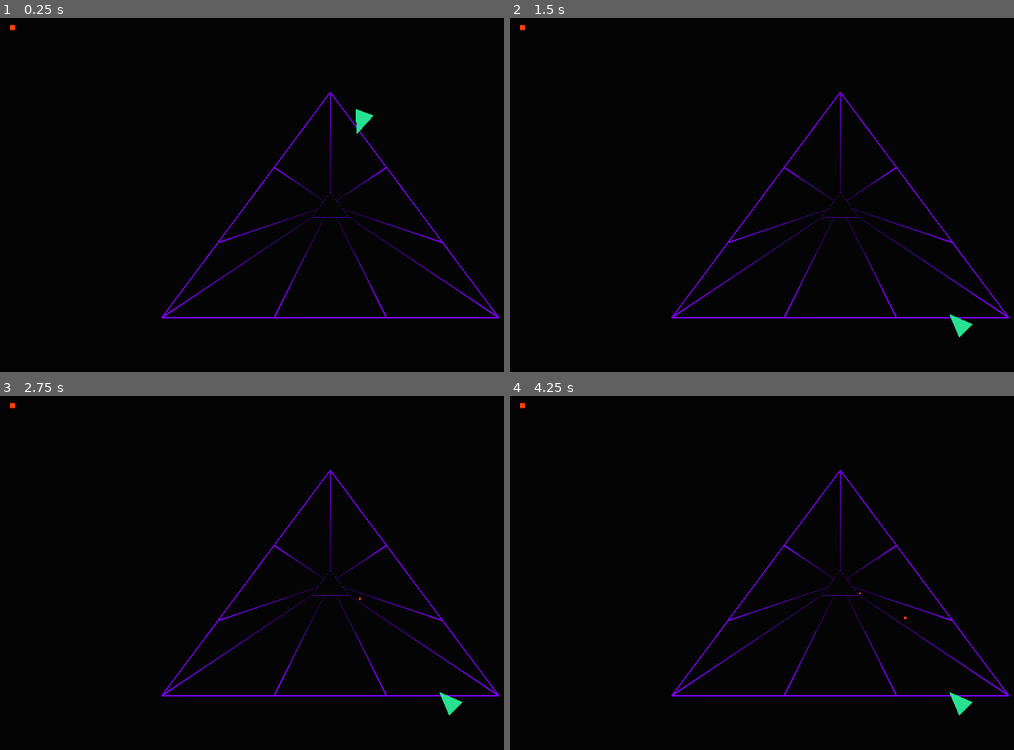
Above: before the commit, frames 1-4 (two rows, left to right).
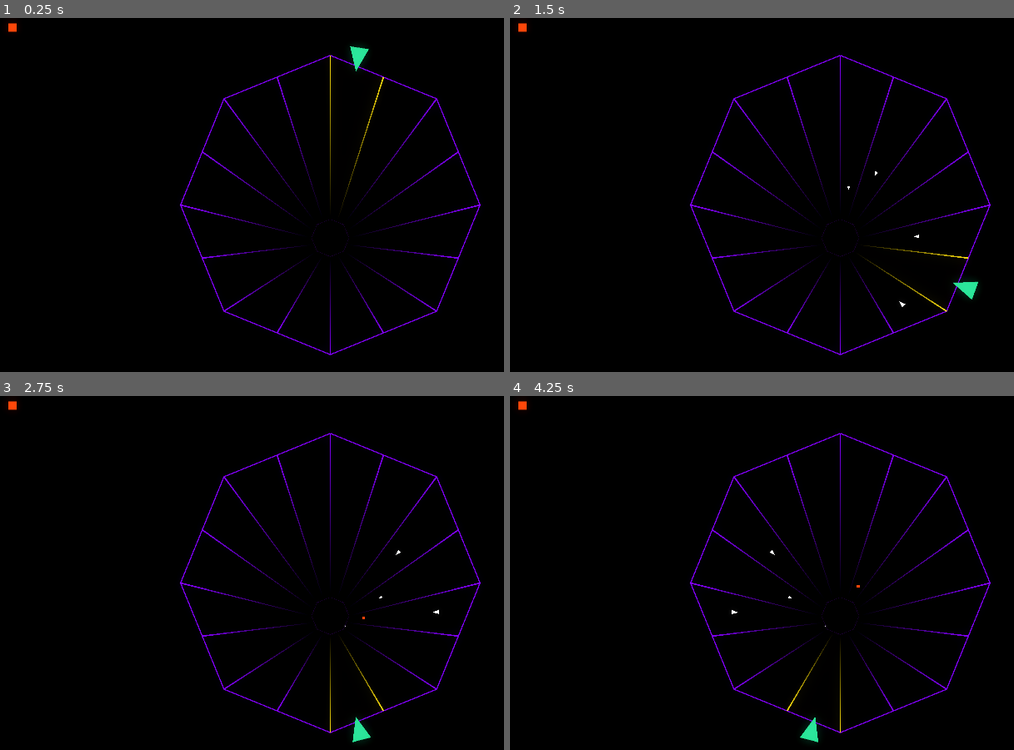
Above: after the commit, the same moments.

Repository: level1rogue/synth-tempest
Game: Godot game, scene res://scenes/root.tscn
Two runs of this game, one before a commit and one after it. Both use one fixed random seed, a clock stepped at 60 frames per second and the inputs below.
Inputs:
- Up to frame 1 (0.25 s): no input
- Up to frame 2 (1.5 s): tap Enter at 0.5 s; hold D (move_right) 0.53-1.28 s; hold A (move_left) from 1.28 s (still down)
- Up to frame 3 (2.75 s): release A (move_left) at 2.03 s; hold D (move_right) from 2.03 s (still down)
- Up to frame 4 (4.25 s): release D (move_right) at 3.53 s; hold A (move_left) from 3.53 s (still down)

The runs differ from the first frame. In frame 1, 3.5% of the frame differs, in the area x 1-100%, y 1-96%; in frame 2, 3.5%; in frame 3, 3.5%; in frame 4, 3.6%, in the area x 1-100%, y 1-98%.

Commit message:
Implement enemy health system, projectile mechanics, and lane highlighting

Diff:
--- a/globals/global_data.gd
+++ b/globals/global_data.gd
@@ -7,3 +7,5 @@
 
 var c_purple := Color("8200FF")
 var c_green := Color("15e993ff")
+
+var c_highlight := Color(1.0, 0.878, 0.063, 1.0)
--- a/project.godot
+++ b/project.godot
@@ -39,3 +39,7 @@
 , Object(InputEventKey,"resource_local_to_scene":false,"resource_name":"","device":0,"window_id":0,"alt_pressed":false, …(185 unchanged characters)…
 ]
 }
+
+[rendering]
+
+viewport/hdr_2d=true
--- a/scenes/enemy.tscn
+++ b/scenes/enemy.tscn
@@ -1,15 +1,23 @@
-[gd_scene load_steps=3 format=3 uid="uid://wtqr1c2at1v1"]
+[gd_scene load_steps=4 format=3 uid="uid://wtqr1c2at1v1"]
 
 [ext_resource type="Script" uid="uid://b2l5pxlhfdwo" path="res://scripts/enemy.gd" id="1_7p1mj"]
 
 [sub_resource type="BoxMesh" id="BoxMesh_8tegq"]
 lightmap_size_hint = Vector2i(14, 21)
 
-[node name="Enemy" type="Node2D"]
+[sub_resource type="RectangleShape2D" id="RectangleShape2D_7p1mj"]
+size = Vector2(24, 24)
+
+[node name="Enemy" type="Area2D"]
 script = ExtResource("1_7p1mj")
 
 [node name="MeshInstance2D" type="MeshInstance2D" parent="."]
 modulate = Color(1, 0.2627451, 0.050980393, 1)
 position = Vector2(0, 7.1525574e-07)
-scale = Vector2(13.999999, 14.000001)
+scale = Vector2(24, 24.000004)
 mesh = SubResource("BoxMesh_8tegq")
+
+[node name="CollisionShape2D" type="CollisionShape2D" parent="."]
+shape = SubResource("RectangleShape2D_7p1mj")
+
+[connection signal="tree_entered" from="CollisionShape2D" to="." method="_on_collision_shape_2d_tree_entered"]
--- /dev/null
+++ b/scenes/projectile.tscn
@@ -0,0 +1,14 @@
+[gd_scene load_steps=2 format=3 uid="uid://bfawnydjcn34y"]
+
+[ext_resource type="Script" uid="uid://bhabm60uxhwtd" path="res://scripts/projectile.gd" id="1_c8fcr"]
+
+[node name="Projectile" type="Area2D"]
+script = ExtResource("1_c8fcr")
+
+[node name="Polygon2D" type="Polygon2D" parent="."]
+polygon = PackedVector2Array(-7, 8, 0, -14, 8, 8)
+
+[node name="CollisionPolygon2D" type="CollisionPolygon2D" parent="."]
+polygon = PackedVector2Array(-7, 8, 0, -14, 8, 8)
+
+[connection signal="area_entered" from="." to="." method="_on_area_entered"]
--- a/scenes/root.tscn
+++ b/scenes/root.tscn
@@ -6,6 +6,13 @@
 [ext_resource type="PackedScene" uid="uid://wtqr1c2at1v1" path="res://scenes/enemy.tscn" id="4_sqa0i"]
 
 [sub_resource type="QuadMesh" id="QuadMesh_vho56"]
+
+[sub_resource type="Environment" id="Environment_sqa0i"]
+background_mode = 3
+glow_enabled = true
+glow_bloom = 0.32
+glow_blend_mode = 1
+glow_hdr_threshold = 0.29
 
 [node name="Root" type="Node2D"]
 script = ExtResource("1_lrqlo")
@@ -22,3 +29,6 @@
 
 [node name="Enemy" parent="." instance=ExtResource("4_sqa0i")]
 position = Vector2(43, 28)
+
+[node name="WorldEnvironment" type="WorldEnvironment" parent="."]
+environment = SubResource("Environment_sqa0i")
--- a/scripts/enemy.gd
+++ b/scripts/enemy.gd
@@ -5,9 +5,11 @@
 @export var far_scale: float = 0.35
 @export var near_scale: float = 1.0
 @export var perspective_ease: float = 1.6  # >1 accelerates near player
+@export var max_health: float = 20.0
 
 var level: Node
 var lane_index: int = 0
+var health: float = 20.0
 var _dir: Vector2 = Vector2.ZERO
 var _inner: Vector2 = Vector2.ZERO
 var _outer: Vector2 = Vector2.ZERO
@@ -16,6 +18,7 @@
 func initialize(level_ref: Node, lane_idx: int) -> void:
 	level = level_ref
 	lane_index = lane_idx
+	health = max_health
 
 	# Pull mid-edge geometry between consecutive lanes (like Player path)
 	var count: int = level.get_lane_count()
@@ -54,8 +57,14 @@
 	scale = Vector2.ONE * s
 	# Move with perspective speed
 	var current_speed = lerp(far_speed, near_speed, ease_t)
-	position += _dir * current_speed * delta
+	position += _dir * current_speed * delta * (randf() + 0.5 )
 	# Despawn after we pass beyond the outer ring
 	traveled = _dir.dot(position - _inner)
 	if traveled >= _length + 4.0:
 		queue_free()
+
+
+func take_damage(damage: float) -> void:
+	health -= damage
+	if health <= 0.0:
+		queue_free()
--- a/scripts/level.gd
+++ b/scripts/level.gd
@@ -1,9 +1,10 @@
 extends Node2D
 
-@export var shape_name: String = "triangle"
-@export var segments_per_edge: int = 3        # lanes per original edge
+@export var shape_name: String = "octagon"
+@export var segments_per_edge: int = 2        # lanes per original edge
 @export var inner_ratio: float = 0.05         # inner ring size (of min dimension)
-@export var outer_ratio: float = 0.45         # outer ring size (of min dimension)
+@export var outer_ratio: float = 0.40         # outer ring size (of min dimension)
+@export var inner_y_offset_ratio: float = 0.22  # fraction of outer ring radius to offset inner ring on Y
 
 var inner_points: Array[Vector2] = []
 var outer_points: Array[Vector2] = []
@@ -12,6 +13,9 @@
 var inner_line: Line2D
 var outer_line: Line2D
 var lanes_container: Node2D
+var active_lane_fill: Polygon2D
+var lane_spokes: Array = []
+var active_spoke_index: int = -1
 var enemies_container: Node2D
 var enemy_timer: Timer
 var enemy_scene: PackedScene = preload("res://scenes/enemy.tscn")
@@ -21,32 +25,36 @@
 var rng := RandomNumberGenerator.new()
 
 func _ensure_lines():
-		if inner_line == null:
-				inner_line = Line2D.new()
-				inner_line.width = 1.0
-				inner_line.default_color = GlobalData.c_purple  # inner ring color
-				inner_line.default_color.a = 0.5
-				add_child(inner_line)
-		if outer_line == null:
-				outer_line = Line2D.new()
-				outer_line.width = 3.0
-				outer_line.default_color = GlobalData.c_purple # outer ring color
-				add_child(outer_line)
-		if lanes_container == null:
-				lanes_container = Node2D.new()
-				add_child(lanes_container)
-		# Ensure enemies container and timer
-		if enemies_container == null:
-				enemies_container = Node2D.new()
-				enemies_container.name = "Enemies"
-				add_child(enemies_container)
-		if enemy_timer == null:
-				enemy_timer = Timer.new()
-				enemy_timer.wait_time = 2.0
-				enemy_timer.one_shot = false
-				enemy_timer.autostart = true
-				add_child(enemy_timer)
-				enemy_timer.timeout.connect(_on_enemy_timer_timeout)
+	if inner_line == null:
+		inner_line = Line2D.new()
+		inner_line.width = 1.0
+		inner_line.default_color = GlobalData.c_purple  # inner ring color
+		inner_line.default_color.a = 0.2
+		add_child(inner_line)
+	if outer_line == null:
+		outer_line = Line2D.new()
+		outer_line.width = 3.0
+		outer_line.default_color = GlobalData.c_purple # outer ring color
+		add_child(outer_line)
+	if lanes_container == null:
+		lanes_container = Node2D.new()
+		add_child(lanes_container)
+	if active_lane_fill == null:
+		active_lane_fill = Polygon2D.new()
+		active_lane_fill.color = Color(GlobalData.c_highlight, 0.01)
+		add_child(active_lane_fill)
+	# Ensure enemies container and timer
+	if enemies_container == null:
+		enemies_container = Node2D.new()
+		enemies_container.name = "Enemies"
+		add_child(enemies_container)
+	if enemy_timer == null:
+		enemy_timer = Timer.new()
+		enemy_timer.wait_time = 2.0
+		enemy_timer.one_shot = false
+		enemy_timer.autostart = true
+		add_child(enemy_timer)
+		enemy_timer.timeout.connect(_on_enemy_timer_timeout)
 
 
 
@@ -83,6 +91,9 @@
 	var inner_scale = min_dim * inner_ratio
 	var outer_scale = min_dim * outer_ratio
 
+	# Offset inner ring on Y by a fraction of the outer radius for perspective illusion
+	var inner_y_offset = outer_scale * inner_y_offset_ratio
+
 	# 1) Get normalized, subdivided points for the chosen shape
 	var base_points = load("res://scripts/shapes_config.gd").calc_shape_segments(shape_name, segments_per_edge)
 
@@ -90,7 +101,7 @@
 	inner_points.clear()
 	outer_points.clear()
 	for p in base_points:
-			inner_points.append(screen_center + Vector2(p.x * inner_scale, p.y * inner_scale))
+			inner_points.append(screen_center + Vector2(0, inner_y_offset) + Vector2(p.x * inner_scale, p.y * inner_scale))
 			outer_points.append(screen_center + Vector2(p.x * outer_scale, p.y * outer_scale))
 
 	# 3) Draw rings
@@ -108,6 +119,7 @@
 
 	# 4) Draw radial lanes/spokes as individual lines to avoid zig-zag
 	if lanes_container:
+		lane_spokes.clear()
 		for child in lanes_container.get_children():
 			child.queue_free()
 		#lanes_container.clear()
@@ -115,13 +127,33 @@
 			var spoke: Line2D = lane_line_scene.instantiate()
 			if spoke == null:
 				continue
-			spoke.gradient.colors = PackedColorArray([Color(GlobalData.c_purple, 0.3), Color(GlobalData.c_purple)])
+			# Assign a unique Gradient resource per spoke and enable it
+			var grad := Gradient.new()
+			grad.add_point(0.0, Color(GlobalData.c_purple, 0.2))
+			grad.add_point(1.0, GlobalData.c_purple)
+			spoke.gradient = grad
+			#spoke.use_gradient = true
 			spoke.clear_points()
 			spoke.add_point(inner_points[i])
 			spoke.add_point(outer_points[i])
 			spoke.width_curve.set_point_value(0, 1)
 			spoke.width_curve.set_point_value(1, 2)
 			lanes_container.add_child(spoke)
+			lane_spokes.append(spoke)
+
+		# Set default inactive modulate for all spokes
+		for s in lane_spokes:
+			var grad_default := Gradient.new()
+			grad_default.add_point(0.0, Color(GlobalData.c_purple, 0.2))
+			grad_default.add_point(1.0, GlobalData.c_purple)
+			s.gradient = grad_default
+			#s.use_gradient = true
+
+	# Recompute active lane fill if needed
+	if active_lane_fill:
+		# Default to first lane until explicitly set
+		_update_active_lane_fill(0)
+		_update_active_spoke(0)
 
 	# Optionally clear enemies on rebuild (keep existing by default)
 	# If geometry changes, you may want to reposition enemies.
@@ -142,6 +174,47 @@
 		return Vector2.UP
 	return (outer_points[i] - inner_points[i]).normalized()
 
+# Active lane fill -----------------------------------------------------
+func set_active_lane(index: int) -> void:
+	if inner_points.is_empty():
+		return
+	_update_active_lane_fill(index)
+	_update_active_spoke(index)
+
+func _update_active_lane_fill(index: int) -> void:
+	var count := inner_points.size()
+	if count < 2:
+		return
+	var i := posmod(index, count)
+	var j := (i + 1) % count
+	# Quad representing the sector between lanes i and j
+	var p0: Vector2 = inner_points[i]
+	var p1: Vector2 = inner_points[j]
+	var p2: Vector2 = outer_points[j]
+	var p3: Vector2 = outer_points[i]
+	active_lane_fill.polygon = PackedVector2Array([p0, p1, p2, p3])
+
+func _update_active_spoke(index: int) -> void:
+	if lane_spokes.is_empty():
+		return
+	var count := lane_spokes.size()
+	var i := posmod(index, count)
+	var j := (i + 1) % count
+	for k in count:
+		var s: Line2D = lane_spokes[k]
+		if k == i or k == j:
+			var grad_active := Gradient.new()
+			grad_active.add_point(0.0, Color(GlobalData.c_highlight, 0.2))
+			grad_active.add_point(1.0, GlobalData.c_highlight)
+			s.gradient = grad_active
+			#s.use_gradient = true
+		else:
+			var grad_inactive := Gradient.new()
+			grad_inactive.add_point(0.0, Color(GlobalData.c_purple, 0.2))
+			grad_inactive.add_point(1.0, GlobalData.c_purple)
+			s.gradient = grad_inactive
+			#s.use_gradient = true
+
 # Spawning ------------------------------------------------------------
 func _on_enemy_timer_timeout() -> void:
 	if inner_points.is_empty():
--- a/scripts/player.gd
+++ b/scripts/player.gd
@@ -1,7 +1,7 @@
 extends CharacterBody2D
 
 
-const SPEED = 30.0
+const SPEED = 100.0
 const OFFSET_DISTANCE = 40.0  # Distance to offset player from the lane
 
 @export var radial_t: float = 1.0  # 0 = inner ring, 1 = outer ring (along tube depth)
@@ -13,6 +13,8 @@
 var level
 var polygon_2d: Polygon2D
 var original_polygon_points: PackedVector2Array = []
+var shoot_timer: Timer
+var projectile_scene: PackedScene = preload("res://scenes/projectile.tscn")
 
 func say_hi(name):
 	print("Hi, ", name)
@@ -27,6 +29,14 @@
 	update_position()
 	#update_polygon_perspective()
 	print(position)
+
+	# Auto-fire timer (1s)
+	shoot_timer = Timer.new()
+	shoot_timer.wait_time = 0.3
+	shoot_timer.one_shot = false
+	shoot_timer.autostart = true
+	add_child(shoot_timer)
+	shoot_timer.timeout.connect(_on_shoot_timer_timeout)
 
 func _compute_clockwise(points: Array) -> bool:
 	var area := 0.0
@@ -97,6 +107,8 @@
 		update_rotation()
 		update_position()
 		#update_polygon_perspective()
+		if level.has_method("set_active_lane"):
+			level.set_active_lane(lane_index)
 		move_cooldown = 10.0 / SPEED
 
 	if Input.is_action_pressed("move_left") and move_cooldown <= 0:
@@ -104,4 +116,26 @@
 		update_rotation()
 		update_position()
 		#update_polygon_perspective()
+		if level.has_method("set_active_lane"):
+			level.set_active_lane(lane_index)
 		move_cooldown = 10.0 / SPEED
+
+func _on_shoot_timer_timeout() -> void:
+	if level == null:
+		return
+	var count = level.get_lane_count()
+	if count == 0:
+		return
+	# Compute inward direction along the current mid-edge (towards center)
+	var i_next = (lane_index + 1) % count
+	var inner_mid = level.inner_points[lane_index].lerp(level.inner_points[i_next], 0.5)
+	var outer_mid = level.outer_points[lane_index].lerp(level.outer_points[i_next], 0.5)
+	var inward = (inner_mid - outer_mid).normalized()
+	# Spawn projectile at player position, moving inward
+	var proj = projectile_scene.instantiate()
+	if proj == null:
+		return
+	# Add to same parent as player or level for organization
+	level.add_child(proj)
+	if proj.has_method("initialize"):
+		proj.initialize(position, inward, inner_mid)
--- /dev/null
+++ b/scripts/projectile.gd
@@ -0,0 +1,85 @@
+extends Node2D
+
+@export var near_speed: float = 420.0   # speed near the player (at start)
+@export var far_speed: float = 140.0    # speed near the center (far away)
+@export var near_scale: float = 1.0     # scale at player
+@export var far_scale: float = 0.25     # scale at center
+@export var perspective_ease: float = 1.6
+@export var extra_travel_margin: float = 4.0
+@export var damage: float = 10.0
+
+var _dir: Vector2 = Vector2.ZERO
+var _start: Vector2 = Vector2.ZERO
+var _target: Vector2 = Vector2.ZERO
+var _length: float = 0.0
+var _hit_enemies: Array = []  # Track enemies we've already hit to avoid double-hits
+
+func initialize(start_pos: Vector2, direction: Vector2, target_pos: Vector2) -> void:
+	_start = start_pos
+	position = start_pos
+	_target = target_pos
+	_dir = direction.normalized()
+	_length = (_target - _start).length()
+	rotation = _dir.angle() + PI / 2.0
+	_apply_perspective_scale(0.0)
+	# Connect hitbox signal if Area2D exists
+	var hitbox = get_node_or_null("Area2D")
+
+
+func _process(delta: float) -> void:
+	if _length <= 0.0:
+		queue_free()
+		return
+	# Compute progress along the path from start (near) to target (far)
+	var traveled := _dir.dot(position - _start)
+	var t = clamp(traveled / _length, 0.0, 1.0)
+	var ease_t := pow(t, perspective_ease)
+	# Update scale
+	_apply_perspective_scale(ease_t)
+	# Move with perspective-adjusted speed
+	var current_speed = lerp(near_speed, far_speed, ease_t)
+	position += _dir * current_speed * delta
+	# Despawn after reaching/overshooting target
+	traveled = _dir.dot(position - _start)
+	if traveled >= _length + extra_travel_margin:
+		queue_free()
+
+func _apply_perspective_scale(ease_t: float) -> void:
+	var s = lerp(near_scale, far_scale, ease_t)
+	scale = Vector2.ONE * s
+
+
+func _on_collision_polygon_2d_tree_entered() -> void:
+	print("projectile entered!")
+
+
+func _check_collisions() -> void:
+	# Use Area2D overlap if we have one
+	var area = get_node_or_null("Area2D")
+	if area == null or not area is Area2D:
+		return
+	var overlapping = area.get_overlapping_areas()
+	for overlapper in overlapping:
+		# Check if this is an enemy hitbox
+		var enemy = overlapper.get_parent()
+		if enemy == null or _hit_enemies.has(enemy):
+			continue
+		# If enemy has take_damage, hit it
+		if enemy.has_method("take_damage"):
+			_hit_enemies.append(enemy)
+			enemy.take_damage(damage)
+			queue_free()  # Projectile destroyed on hit
+			break
+
+
+func _on_area_entered(area: Area2D) -> void:
+	# Check if the area that entered is an enemy hitbox
+	var enemy = area
+	print("entered: ", enemy)
+	if enemy == null or _hit_enemies.has(enemy):
+		return
+	# If enemy has take_damage, hit it
+	if enemy.has_method("take_damage"):
+		_hit_enemies.append(enemy)
+		enemy.take_damage(damage)
+		queue_free()  # Projectile destroyed on hit
--- a/scripts/shapes_config.gd
+++ b/scripts/shapes_config.gd
@@ -41,9 +41,9 @@
 	],
 	"custom": [
 		Vector2(0, -0.67),
-		Vector2(0, -0.03),
+		Vector2(0.2, -0.03),
 		Vector2(1.0, 0.67),
-		Vector2(0, 0.67),
+		Vector2(0.4, 0.67),
 		Vector2(0, 0.33),
 		Vector2(-1.0, 0.67),
 	],
Not shown: 1 places in scenes/root.tscn that only renumber resources
Not shown, added: scripts/projectile.gd.uid
